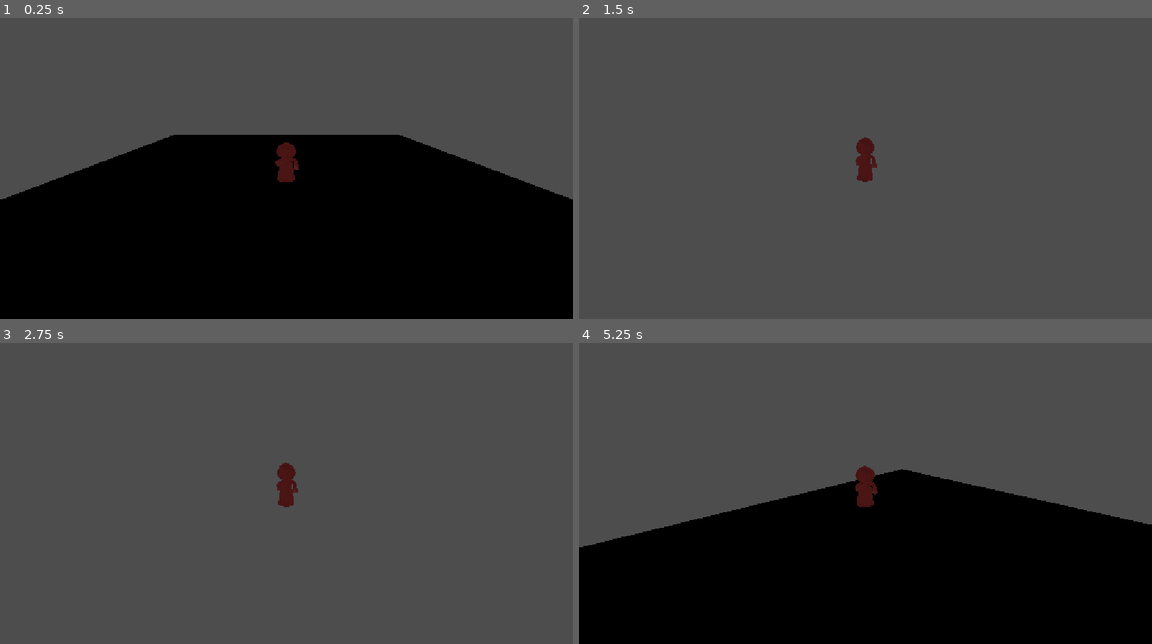
Above: before the commit, frames 1-4 (two rows, left to right).
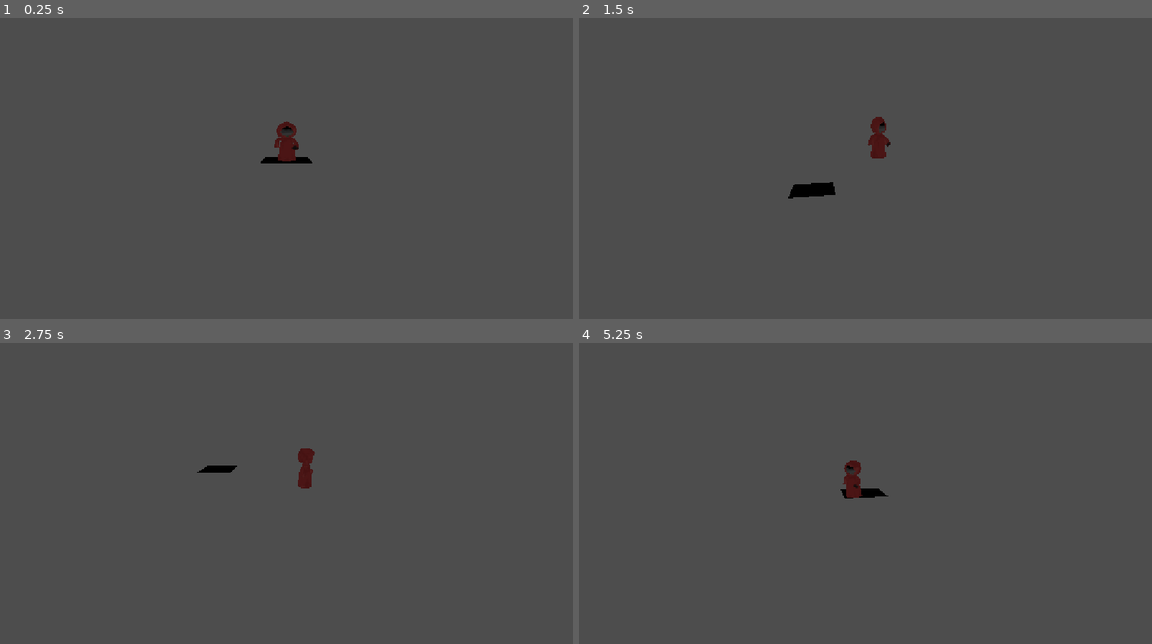
Above: after the commit, the same moments.

Repository: Acul4321/serious-game-jam
Game: Godot game, scene res://scene/main.tscn
The game is run twice, just before and just after one commit, with the same random seed, the same clock (stepped at 60 frames per second) and the same inputs.
Inputs:
- Up to frame 1 (0.25 s): no input
- Up to frame 2 (1.5 s): hold D (move_right) 0.53-1.28 s; tap Down (camera_down, bound only after the commit) at 0.6 s; tap Space (jump) at 0.77, 1.07 s; tap Left (camera_left, bound only after the commit) at 0.8, 1.35 s; hold S (move_back) from 1.28 s (still down)
- Up to frame 3 (2.75 s): tap Space (jump) at 1.52, 1.82 s; tap Right (camera_right, bound only after the commit) at 1.55, 2.1 s; release S (move_back) at 2.03 s; hold D (move_right) from 2.03 s (still down); tap Up (camera_up, bound only after the commit) at 2.3 s
- Up to frame 4 (5.25 s): release D (move_right) at 2.78 s; hold W (move_forward) 2.78-3.53 s; tap Up (camera_up, bound only after the commit) at 2.85 s; tap Space (jump) at 3.02, 3.05, 3.32, 3.6, 3.77, 4.07, 4.52, 4.82 s; hold A (move_left) 3.53-5.03 s; tap Down (camera_down, bound only after the commit) at 3.8, 4.35 s; tap Left (camera_left, bound only after the commit) at 4.55, 5.1 s; hold S (move_back) from 5.03 s (still down)

The runs differ from the first frame. In frame 1, 54% of the frame differs, in the area x 0-100%, y 34-100%; in frame 2, 1.0%; in frame 3, 0.8%; in frame 4, 47%.

Commit message:
basic movement

Diff:
--- a/serious/project.godot
+++ b/serious/project.godot
@@ -34,25 +34,57 @@
 move_forward={
 "deadzone": 0.2,
 "events": [Object(InputEventKey,"resource_local_to_scene":false,"resource_name":"","device":-1,"window_id":0,"alt_press …(192 unchanged characters)…
-, Object(InputEventKey,"resource_local_to_scene":false,"resource_name":"","device":-1,"window_id":0,"alt_pressed":false,"shift_pressed":false,"ctrl_pressed":false,"meta_pressed":false,"pressed":false,"keycode":0,"physical_keycode":4194320,"key_label":0,"unicode":0,"location":0,"echo":false,"script":null)
 ]
 }
 move_back={
 "deadzone": 0.2,
 "events": [Object(InputEventKey,"resource_local_to_scene":false,"resource_name":"","device":-1,"window_id":0,"alt_press …(192 unchanged characters)…
-, Object(InputEventKey,"resource_local_to_scene":false,"resource_name":"","device":-1,"window_id":0,"alt_pressed":false,"shift_pressed":false,"ctrl_pressed":false,"meta_pressed":false,"pressed":false,"keycode":0,"physical_keycode":4194322,"key_label":0,"unicode":0,"location":0,"echo":false,"script":null)
 ]
 }
 move_left={
 "deadzone": 0.2,
 "events": [Object(InputEventKey,"resource_local_to_scene":false,"resource_name":"","device":-1,"window_id":0,"alt_press …(191 unchanged characters)…
-, Object(InputEventKey,"resource_local_to_scene":false,"resource_name":"","device":-1,"window_id":0,"alt_pressed":false,"shift_pressed":false,"ctrl_pressed":false,"meta_pressed":false,"pressed":false,"keycode":0,"physical_keycode":4194319,"key_label":0,"unicode":0,"location":0,"echo":false,"script":null)
 ]
 }
 move_right={
 "deadzone": 0.2,
 "events": [Object(InputEventKey,"resource_local_to_scene":false,"resource_name":"","device":-1,"window_id":0,"alt_press …(192 unchanged characters)…
-, Object(InputEventKey,"resource_local_to_scene":false,"resource_name":"","device":-1,"window_id":0,"alt_pressed":false,"shift_pressed":false,"ctrl_pressed":false,"meta_pressed":false,"pressed":false,"keycode":0,"physical_keycode":4194321,"key_label":0,"unicode":0,"location":0,"echo":false,"script":null)
+]
+}
+camera_left={
+"deadzone": 0.5,
+"events": [Object(InputEventKey,"resource_local_to_scene":false,"resource_name":"","device":-1,"window_id":0,"alt_pressed":false,"shift_pressed":false,"ctrl_pressed":false,"meta_pressed":false,"pressed":false,"keycode":0,"physical_keycode":4194319,"key_label":0,"unicode":0,"location":0,"echo":false,"script":null)
+, Object(InputEventJoypadMotion,"resource_local_to_scene":false,"resource_name":"","device":-1,"axis":2,"axis_value":-1.0,"script":null)
+]
+}
+camera_right={
+"deadzone": 0.5,
+"events": [Object(InputEventKey,"resource_local_to_scene":false,"resource_name":"","device":-1,"window_id":0,"alt_pressed":false,"shift_pressed":false,"ctrl_pressed":false,"meta_pressed":false,"pressed":false,"keycode":0,"physical_keycode":4194321,"key_label":0,"unicode":0,"location":0,"echo":false,"script":null)
+, Object(InputEventJoypadMotion,"resource_local_to_scene":false,"resource_name":"","device":-1,"axis":2,"axis_value":1.0,"script":null)
+]
+}
+camera_up={
+"deadzone": 0.5,
+"events": [Object(InputEventKey,"resource_local_to_scene":false,"resource_name":"","device":-1,"window_id":0,"alt_pressed":false,"shift_pressed":false,"ctrl_pressed":false,"meta_pressed":false,"pressed":false,"keycode":0,"physical_keycode":4194320,"key_label":0,"unicode":0,"location":0,"echo":false,"script":null)
+, Object(InputEventJoypadMotion,"resource_local_to_scene":false,"resource_name":"","device":-1,"axis":3,"axis_value":-1.0,"script":null)
+]
+}
+camera_down={
+"deadzone": 0.5,
+"events": [Object(InputEventKey,"resource_local_to_scene":false,"resource_name":"","device":-1,"window_id":0,"alt_pressed":false,"shift_pressed":false,"ctrl_pressed":false,"meta_pressed":false,"pressed":false,"keycode":0,"physical_keycode":4194322,"key_label":0,"unicode":0,"location":0,"echo":false,"script":null)
+, Object(InputEventJoypadMotion,"resource_local_to_scene":false,"resource_name":"","device":-1,"axis":3,"axis_value":1.0,"script":null)
+]
+}
+zoom_in={
+"deadzone": 0.5,
+"events": [Object(InputEventKey,"resource_local_to_scene":false,"resource_name":"","device":-1,"window_id":0,"alt_pressed":false,"shift_pressed":false,"ctrl_pressed":false,"meta_pressed":false,"pressed":false,"keycode":0,"physical_keycode":4194437,"key_label":0,"unicode":43,"location":0,"echo":false,"script":null)
+, Object(InputEventJoypadMotion,"resource_local_to_scene":false,"resource_name":"","device":-1,"axis":5,"axis_value":1.0,"script":null)
+]
+}
+zoom_out={
+"deadzone": 0.5,
+"events": [Object(InputEventKey,"resource_local_to_scene":false,"resource_name":"","device":-1,"window_id":0,"alt_pressed":false,"shift_pressed":false,"ctrl_pressed":false,"meta_pressed":false,"pressed":false,"keycode":0,"physical_keycode":4194435,"key_label":0,"unicode":45,"location":0,"echo":false,"script":null)
+, Object(InputEventJoypadMotion,"resource_local_to_scene":false,"resource_name":"","device":-1,"axis":4,"axis_value":1.0,"script":null)
 ]
 }
 
--- a/serious/scene/main.tscn
+++ b/serious/scene/main.tscn
@@ -1,6 +1,7 @@
 [gd_scene format=3 uid="uid://b4gqjwp37bheq"]
 
 [ext_resource type="PackedScene" uid="uid://byasux5hwifrk" path="res://scene/player/player.tscn" id="1_itxqv"]
+[ext_resource type="Script" uid="uid://dfd0mg1mivxwo" path="res://script/camera.gd" id="2_v0l8b"]
 
 [sub_resource type="PlaneMesh" id="PlaneMesh_1ssea"]
 
@@ -9,6 +10,18 @@
 [sub_resource type="WorldBoundaryShape3D" id="WorldBoundaryShape3D_1ssea"]
 
 [node name="main" type="Node3D" unique_id=279069133]
+
+[node name="WorldEnvironment" type="WorldEnvironment" parent="." unique_id=979405858]
+
+[node name="Player" parent="." unique_id=509668328 node_paths=PackedStringArray("view") instance=ExtResource("1_itxqv")]
+transform = Transform3D(1, 0, 0, 0, 1, 0, 0, 0, 1, 0, 0.43945903, 0)
+view = NodePath("../view")
+
+[node name="view" type="Node3D" parent="." unique_id=1261992853 node_paths=PackedStringArray("target")]
+script = ExtResource("2_v0l8b")
+target = NodePath("../Player")
+
+[node name="Camera" type="Camera3D" parent="view" unique_id=237246228]
 
 [node name="world" type="Node3D" parent="." unique_id=249962753]
 
@@ -25,10 +38,3 @@
 [node name="UI" type="Control" parent="." unique_id=1399842959]
 layout_mode = 3
 anchors_preset = 0
-
-[node name="Player" parent="." unique_id=509668328 node_paths=PackedStringArray("view") instance=ExtResource("1_itxqv")]
-transform = Transform3D(0.1, 0, 0, 0, 0.1, 0, 0, 0, 0.1, 0, 0.43945903, 0)
-view = NodePath("playerCamera")
-
-[node name="playerCamera" type="Camera3D" parent="Player" unique_id=237246228]
-transform = Transform3D(-10, -2.589647e-07, 8.3499197e-07, 0, 9.551194, 2.9622107, -8.742278e-07, 2.9622107, -9.551194, 0, 3.5569735, -8.45381)
--- a/serious/scene/player/player.gd
+++ b/serious/scene/player/player.gd
@@ -82,9 +82,9 @@
 	if is_on_floor():
 		var horizontal_velocity = Vector2(velocity.x, velocity.z)
 		var speed_factor = horizontal_velocity.length() / movement_speed / delta
-		if speed_factor > 0.05:
-			if animation.current_animation != "walk":
-				animation.play("walk", 0.1)
+		#if speed_factor > 0.05:
+			#if animation.current_animation != "walk":
+				#animation.play("walk", 0.1)
 
 			#if speed_factor > 0.3:
 				##sound_footsteps.stream_paused = false
@@ -93,16 +93,16 @@
 			#if speed_factor > 0.75:
 				#particles_trail.emitting = true
 
-		elif animation.current_animation != "idle":
-			animation.play("idle", 0.1)
+		#elif animation.current_animation != "idle":
+			#animation.play("idle", 0.1)
 
 		if animation.current_animation == "walk":
 			animation.speed_scale = speed_factor
 		else:
 			animation.speed_scale = 1.0
 
-	elif animation.current_animation != "jump":
-		animation.play("jump", 0.1)
+	#elif animation.current_animation != "jump":
+		#animation.play("jump", 0.1)
 
 # Handle movement input
 
--- /dev/null
+++ b/serious/script/camera.gd
@@ -0,0 +1,53 @@
+extends Node3D
+
+@export_group("Properties")
+@export var target: Node
+
+@export_group("Zoom")
+@export var zoom_minimum = 16
+@export var zoom_maximum = 4
+@export var zoom_speed = 10
+
+@export_group("Rotation")
+@export var rotation_speed = 120
+
+var camera_rotation:Vector3
+var zoom = 10
+
+@onready var camera = $Camera
+
+func _ready():
+
+	camera_rotation = rotation_degrees # Initial rotation
+
+	pass
+
+func _physics_process(delta):
+
+	# Set position and rotation to targets
+
+	self.position = self.position.lerp(target.position, delta * 4)
+	rotation_degrees = rotation_degrees.lerp(camera_rotation, delta * 6)
+
+	camera.position = camera.position.lerp(Vector3(0, 0, zoom), 8 * delta)
+
+	handle_input(delta)
+
+# Handle input
+
+func handle_input(delta):
+
+	# Rotation
+
+	var input := Vector3.ZERO
+
+	input.y = Input.get_axis("camera_left", "camera_right")
+	input.x = Input.get_axis("camera_up", "camera_down")
+
+	camera_rotation += input.limit_length(1.0) * rotation_speed * delta
+	camera_rotation.x = clamp(camera_rotation.x, -80, -10)
+
+	# Zooming
+
+	zoom += Input.get_axis("zoom_in", "zoom_out") * zoom_speed * delta
+	zoom = clamp(zoom, zoom_maximum, zoom_minimum)
Not shown, added: serious/script/camera.gd.uid
